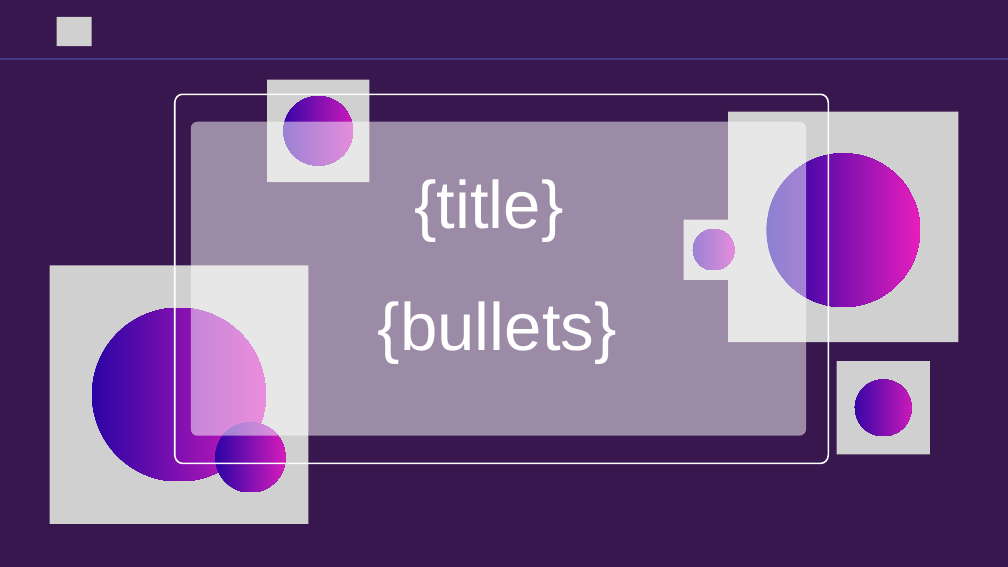
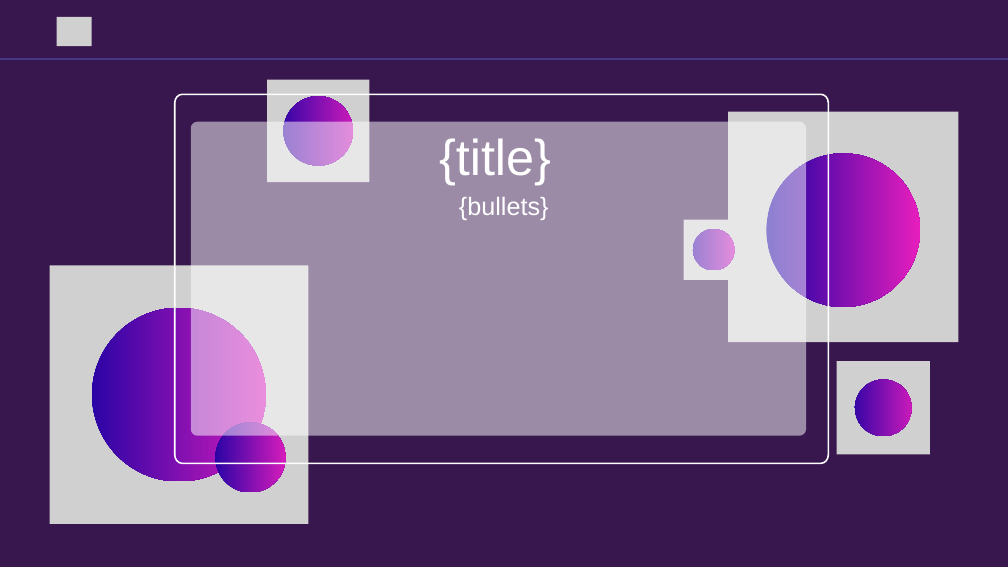
Before and after one commit to iqrarCodes/edu-guide-ai, a slide deck: slide 1 of public/templates/report.pptx. Drawn at 1008x567 pixels with LibreOffice and Linux fonts; fonts in the diff are those of the drawing; grey boxes stand for pictures; background and template pictures are left out. Boxes give left, top, right and bottom in pixels: in the first picture for what was removed or moved away, otherwise in the second. Text is boxed around its words. In the diff, an @@ line names an element or a change of style, - is before the commit and + after.

```diff
--- a/public/templates/report.pptx
+++ b/public/templates/report.pptx
@@ text "{title}": place and size @@
-text "{title}" at [414,179,563,241]
+text "{title}" at [439,138,551,185]
@@ text "{title}" at [439,138,551,185]: size 96 to 72 pt @@
@@ text "{bullets}": place and size @@
-text "{bullets}" at [378,301,617,363]
+text "{bullets}" at [459,197,549,220]
@@ text "{bullets}" at [459,197,549,220]: size 96 to 36 pt @@
```
Also in this commit, not shown: 32 other files.
